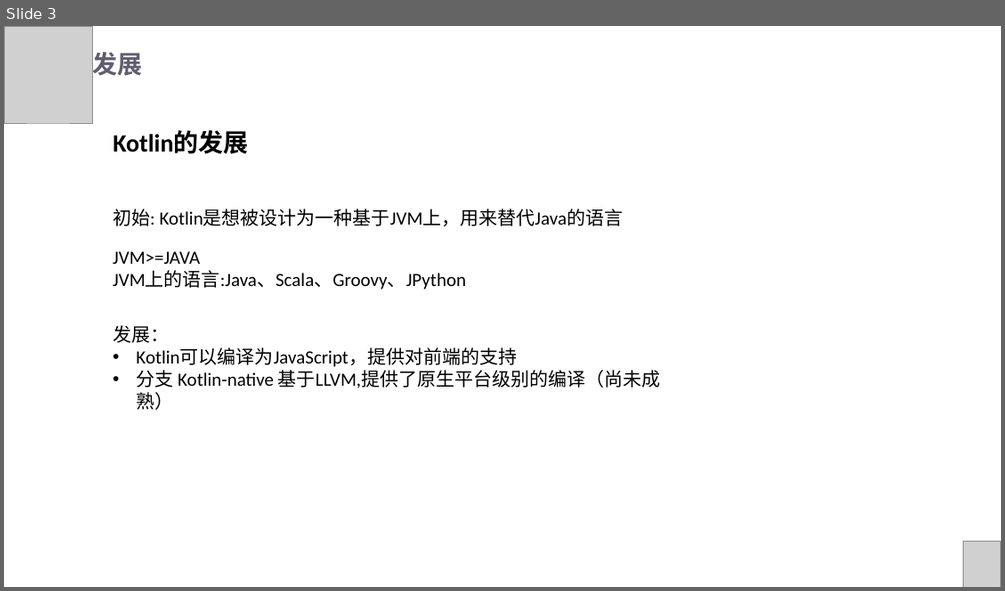
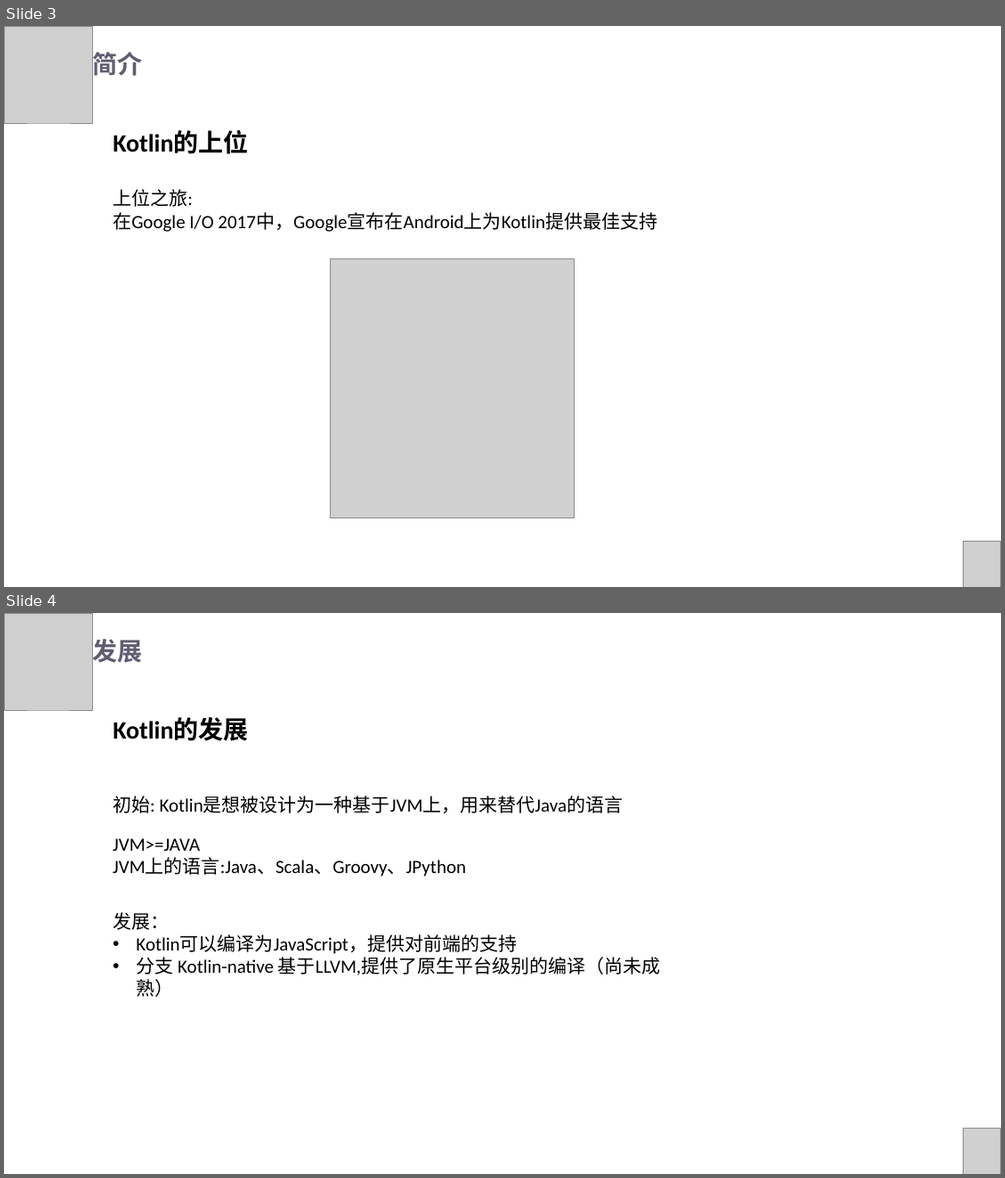
Before and after one commit to skyshenfu/KotlinDemo, a slide deck: doc/Kotlin入门.pptx. Shown one above the other, each under a label of ours: slide 3 before the commit, slides 3 and 4 after it. The pictures are 1005x591 and 1005x1178 pixels, drawn with LibreOffice and Linux fonts; fonts in the diff are those of the drawing; grey boxes stand for pictures. Boxes give left, top, right and bottom in pixels: in the first picture for what was removed or moved away, otherwise in the second. Text is boxed around its words. In the diff, an @@ line names an element or a change of style, - is before the commit and + after.

```diff
--- a/doc/Kotlin入门.pptx
+++ b/doc/Kotlin入门.pptx
@@ slide 3 added at bbox=[4, 26, 1001, 587], background #FFFFFF @@
@@ picture added at bbox=[4, 26, 93, 123] @@
@@ text added at bbox=[93, 52, 143, 76], 24 pt, text #5F5D70, bold @@
+简介
@@ text added at bbox=[113, 131, 248, 154], 24 pt, text #000000, bold @@
+Kotlin的上位
@@ text added at bbox=[113, 189, 657, 232], 18 pt, text #000000 @@
+上位之旅:
+在Google I/O 2017中，Google宣布在Android上为Kotlin提供最佳支持
@@ picture added at bbox=[330, 258, 574, 518] @@
@@ picture added at bbox=[963, 541, 1001, 587] @@
@@ what was slide 3 is now slide 4 @@
```
Also in this commit, not shown: 7 slides changed, 3 other slides added.
